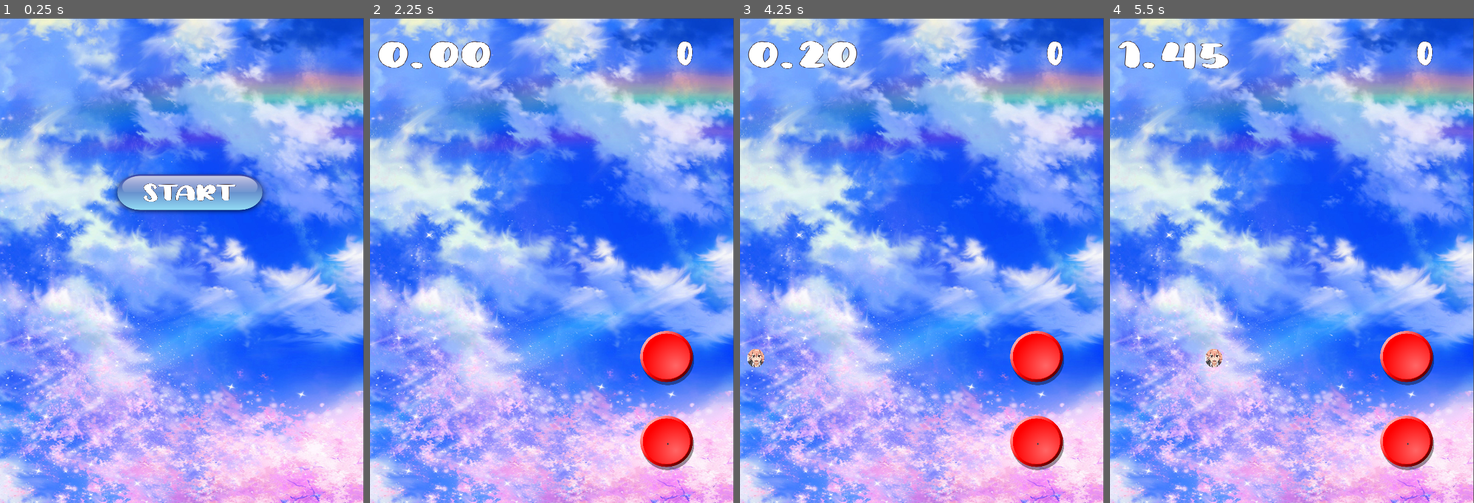
Above: before the commit, frames 1-4 (left to right).
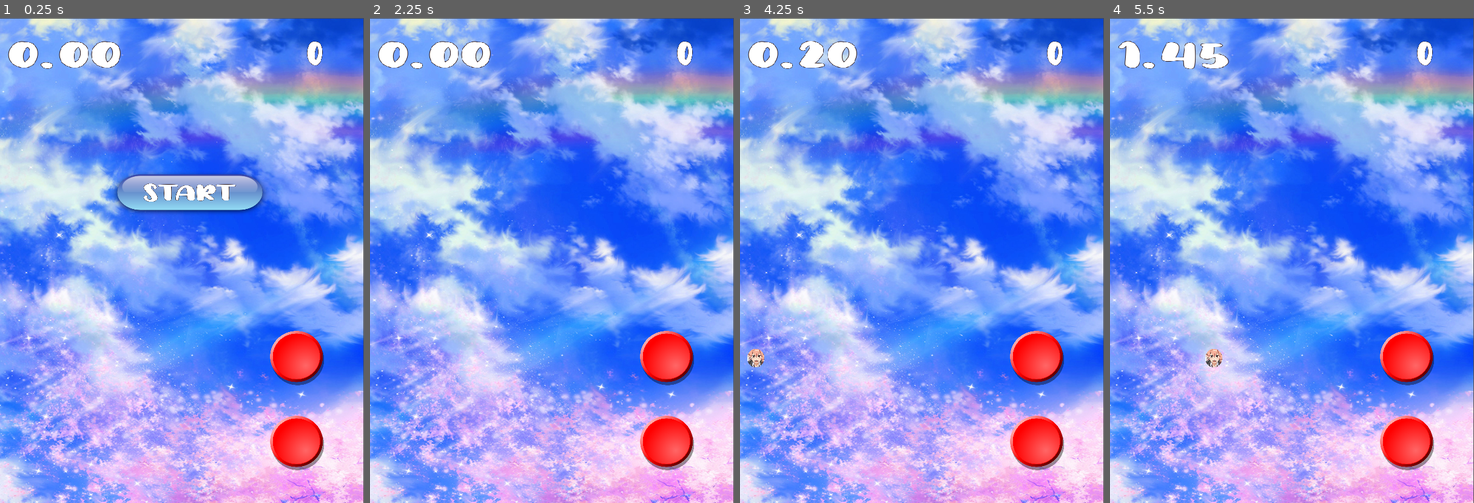
Above: after the commit, the same moments.

Repository: Mirous12/mus-stories
Game: Godot game, scene res://Scenes/TestScene.tscn
Same seed, same stepped clock (60 frames per second), same inputs: the game is played once before the commit and once after it.
Inputs (mouse positions are in pixels of both pictures, inside the frame that each line leads up to; where the layout moved, square brackets give the same spot in the first picture):
- Up to frame 1 (0.25 s): no input
- Up to frame 2 (2.25 s): click (668, 357) at 0.52 s; click (668, 439) at 1.27 s; click "Start" at 2 s
- Up to frame 3 (4.25 s): click (1038, 357) at 2.75 s; click (1038, 439) [1038, 444] at 3.5 s
- Up to frame 4 (5.5 s): click (1408, 357) at 4.25 s; click (1408, 439) [1408, 444] at 5 s

The runs differ from the first frame. In frame 1, 3.8% of the frame differs, in the area x 2-89%, y 4-94%; in frame 2, less than 0.1%; in frame 3, less than 0.1%; in frame 4, less than 0.1%.

Commit message:
Added second button, added callback for second button

Diff:
--- a/Scenes/TestScene.tscn
+++ b/Scenes/TestScene.tscn
@@ -51,7 +51,6 @@
 texture = ExtResource( 2 )
 
 [node name="GameNode" type="Node2D" parent="."]
-visible = false
 script = ExtResource( 6 )
 
 [node name="MusicMain" type="AudioStreamPlayer2D" parent="GameNode"]
@@ -91,8 +90,11 @@
 texture = ExtResource( 7 )
 
 [node name="ButtonDownButton" type="Button" parent="GameNode/Rhytm/ButtonDown"]
-margin_right = 12.0
-margin_bottom = 20.0
+margin_left = -307.0
+margin_top = -307.0
+margin_right = 300.0
+margin_bottom = 287.0
+flat = true
 __meta__ = {
 "_edit_use_anchors_": false
 }
@@ -148,4 +150,5 @@
 [connection signal="pressed" from="ButtonNode/Button" to="ButtonNode/Button" method="_on_Button_pressed"]
 [connection signal="timeout" from="GameNode/Rhytm/TimerToStart" to="GameNode" method="_on_TimerToStart_timeout"]
 [connection signal="button_down" from="GameNode/Rhytm/ButtonUp/ButtonUpButton" to="GameNode" method="_on_ButtonUpButton_button_down"]
+[connection signal="button_down" from="GameNode/Rhytm/ButtonDown/ButtonDownButton" to="GameNode" method="_on_ButtonDownButton_button_down"]
 [connection signal="timeout" from="GameEndTimer" to="GameNode" method="_on_GameEndTimer_timeout"]
--- a/Scripts/GameNodeController.gd
+++ b/Scripts/GameNodeController.gd
@@ -133,23 +133,18 @@
 
 
 func _on_ButtonUpButton_button_down():
-	print("Clicked!")
 	var params = {}
 	params.place = "up"
 	params.currentTime = float(self.currentTime)
 
 	var upSended = false
-	var downSended = false
 
 	for gameElement in gameElements:
-		if gameElement.getPlace() == "up" && upSended == false:
+		if gameElement.getPlace() == "up":
 			gameElement.onEvent(GlobalTypes.EventType.CLICK_DOWN, params)
 			upSended = true
-		elif gameElement.getPlace() == "down" && downSended == false:
-			gameElement.onEvent(GlobalTypes.EventType.CLICK_DOWN, params)
-			downSended = true
 
-		if upSended && downSended:
+		if upSended:
 			break
 
 func endGame():
@@ -162,3 +157,19 @@
 
 func _on_GameEndTimer_timeout():
 	endGame()
+
+
+func _on_ButtonDownButton_button_down():
+	var params = {}
+	params.place = "down"
+	params.currentTime = float(self.currentTime)
+
+	var downSended = false
+
+	for gameElement in gameElements:
+		if gameElement.getPlace() == "down":
+			gameElement.onEvent(GlobalTypes.EventType.CLICK_DOWN, params)
+			downSended = true
+
+		if downSended:
+			break
